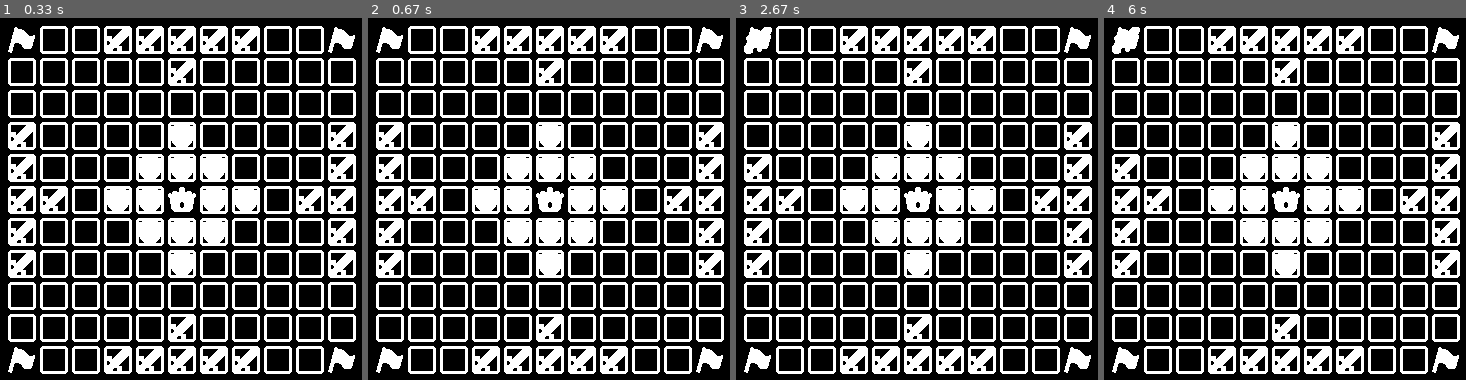
Above: before the commit, frames 1-4 (left to right).
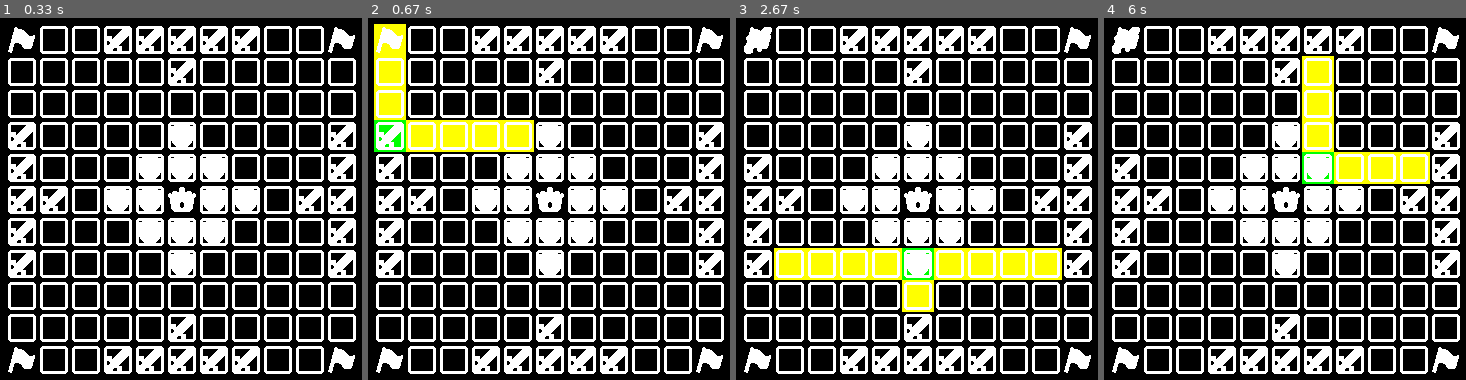
Above: after the commit, the same moments.

Repository: joaquinkiko/hnefatafl-pygame
Game: pygame game, started from main.py
Two runs of this game, one before a commit and one after it. Both use one fixed random seed, a clock stepped at 60 frames per second and the inputs below.
Inputs (mouse positions are in pixels of both pictures, inside the frame that each line leads up to):
- Up to frame 1 (0.33 s): no input
- Up to frame 2 (0.67 s): click (389, 137) at 0.38 s
- Up to frame 3 (2.67 s): click (757, 39) at 0.72 s; click (927, 249) at 2.55 s
- Up to frame 4 (6 s): click (1451, 275) at 2.88 s; click (1313, 180) at 5.72 s

Frame 1 is identical in both runs. In frame 2, 4.2% of the frame differs, in the area x 1-46%, y 1-38%; in frame 3, 5.3%, in the area x 10-91%, y 63-82%; in frame 4, 3.6%.

Commit message:
Add color hints

Diff:
--- a/main.py
+++ b/main.py
@@ -13,6 +13,8 @@
 FRAMES_PER_SECOND: int = 30
 # Window clear color
 CLEAR_COLOR: tuple = (0, 0, 0)
+COLOR_HINT_SELECTON: pygame.Color = pygame.Color(0, 255, 0)
+COLOR_HINT_VALID_MOVE: pygame.Color = pygame.Color(255, 255, 0)
 # Game directories
 BASE_DIR: str = __file__.removesuffix(__file__.split("/")[-1])
 ASSET_DIR: str = f"{BASE_DIR}assets/"
@@ -142,6 +144,12 @@
         # Draw window elements
 
         # Draw board
+        if not selected_piece == None:
+            draw_selection_hint(window,
+                                board,
+                                selected_piece,
+                                gui_positions
+                                )
         draw_board(window, board, textures, gui_positions)
         draw_pieces(window, board, textures, gui_positions)
 
@@ -175,6 +183,22 @@
             ])
     return output
 
+def draw_selection_hint(window: Surface,
+                     board: Board,
+                     selection: Position,
+                     gui_positions: list[tuple[pygame.Rect, Position]],
+                     ) -> None:
+    """Draw color hints for selected piece and valid moves"""
+    valid_moves: list[Position] = board.get_valid_moves(selection)
+    for gui_position in gui_positions:
+        draw_rect: pygame.Rect = gui_position[0]
+        board_position: Position = gui_position[1]
+
+        if board_position in valid_moves:
+            pygame.draw.rect(window, COLOR_HINT_VALID_MOVE, draw_rect)
+        elif board_position == selection:
+            pygame.draw.rect(window, COLOR_HINT_SELECTON, draw_rect)
+
 def draw_board(window: Surface,
                board: Board,
                textures: dict[str, Surface],
